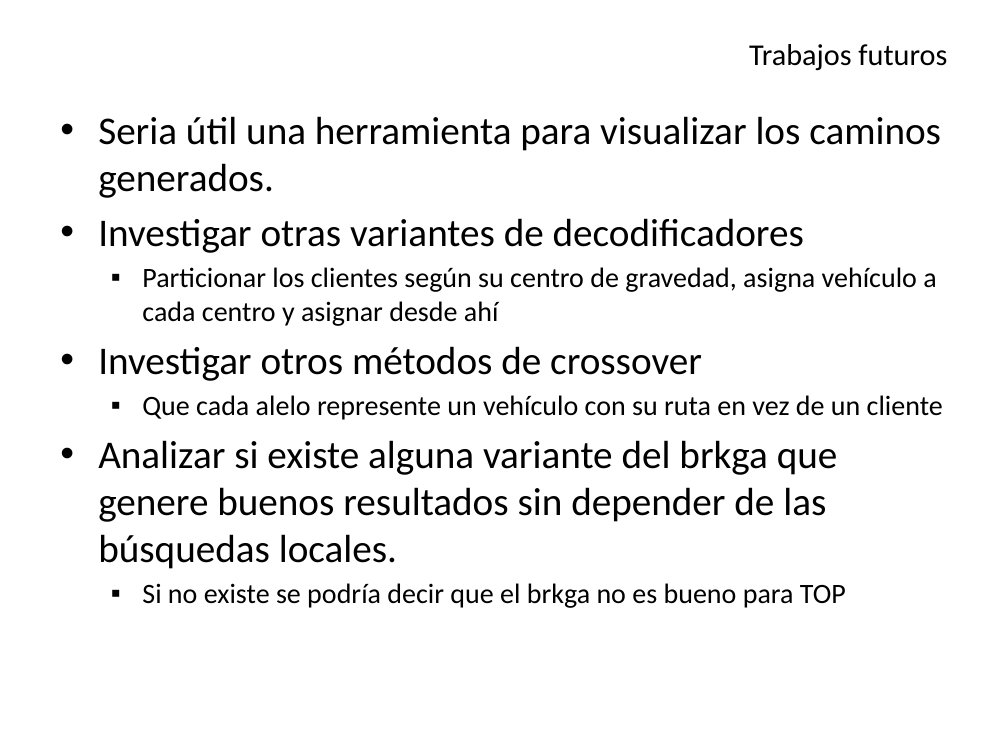
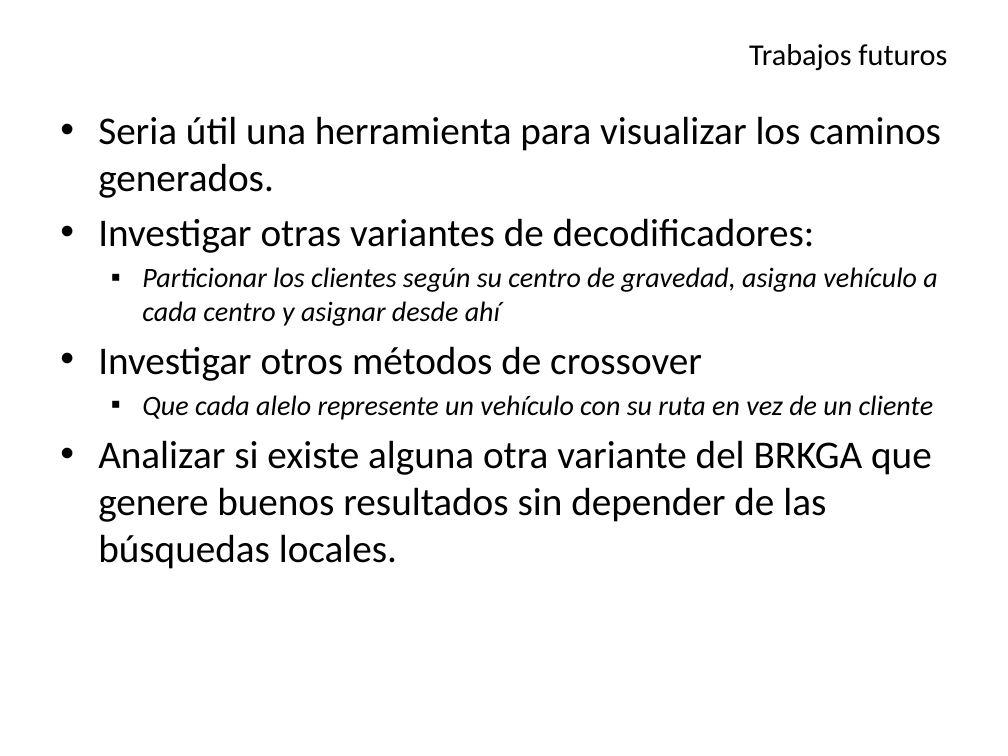
Before and after one commit to Aleitox/TopBrkga, a slide deck: slide 25 of TesisPaper/Defensa/Biased Random Key Genetic Algorithm.pptx. Drawn at 1008x756 pixels with LibreOffice and Linux fonts; fonts in the diff are those of the drawing. Boxes give left, top, right and bottom in pixels: in the first picture for what was removed or moved away, otherwise in the second. Text is boxed around its words. In the diff, an @@ line names an element or a change of style, - is before the commit and + after.

```diff
--- a/TesisPaper/Defensa/Biased Random Key Genetic Algorithm.pptx
+++ b/TesisPaper/Defensa/Biased Random Key Genetic Algorithm.pptx
@@ text at [98, 218, 815, 253]: text changed @@
-• Investigar otras variantes de decodificadores
+• Investigar otras variantes de decodificadores:
@@ text at [142, 267, 937, 420]: italic on in "Particionar los clientes según su centro de ...", "Que cada alelo represente un vehículo con ..." @@
@@ text at [98, 440, 932, 569]: text changed @@
-• Analizar si existe alguna variante del brkga que genere buenos resultados sin depender de las búsquedas locales.
-  ▪ Si no existe se podría decir que el brkga no es bueno para TOP
+• Analizar si existe alguna otra variante del BRKGA que genere buenos resultados sin depender de las búsquedas locales.
```
Also in this commit, not shown: 16 other slides changed, 31 other files.
